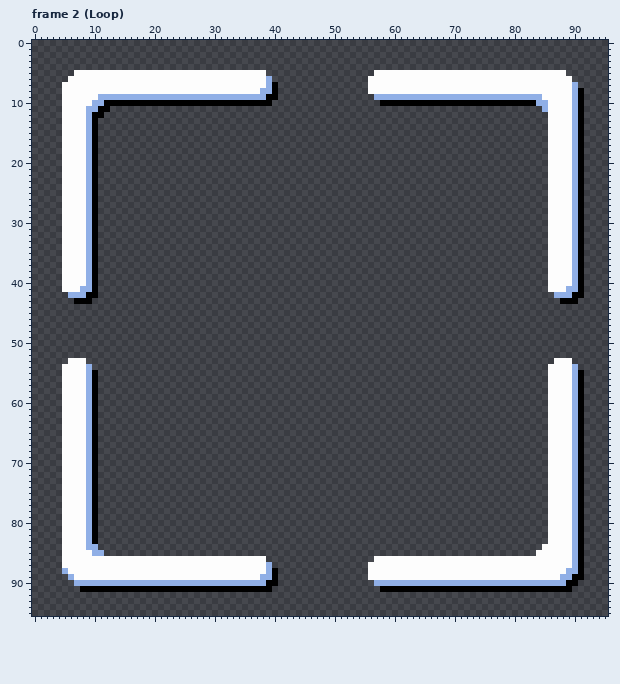
One commit to this pixel-art file: assets/cursor_tile.ase. Above is the file before it was changed.
96x96 pixels, 4 frames. Shown: frame 2 (Loop). The commit also changed other frames, which this record leaves out.
Once edited:
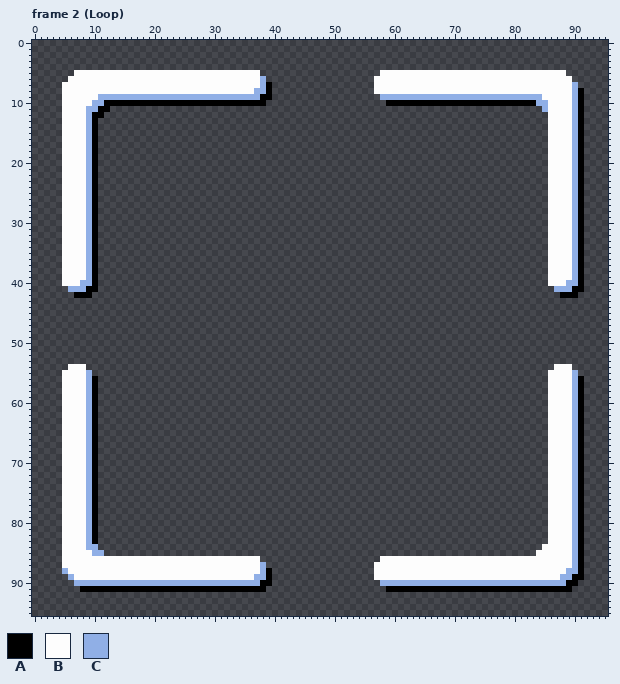
Palette (. is transparent): A #000000  B #fdfdfd  C #90afe6
Changes in this commit:
Frame 2 (Loop):
y 5: x 38 B -> .; x 57 B -> .
y 6: x 38..39 BC -> C.; x 56 B -> .
y 7: x 38..40 BCA -> CA.; x 56 B -> .
y 8: x 37 B -> C; x 39..40 CA -> A.; x 56 B -> .
y 9: x 38 C -> A; x 40 A -> .; x 57 C -> .
y 10: x 39 A -> .; x 58 A -> .
y 40: x 8 B -> C; x 89 B -> C
y 41: x 5..7 BBB -> .CC; x 9 C -> A; x 86..88 BBB -> .CC; x 90 C -> A
y 42: x 6..8 CCC -> .AA; x 10 A -> .; x 87..89 CCC -> .AA; x 91 A -> .
y 43: x 7..9 AAA -> ...; x 88..90 AAA -> ...
y 53: x 6..8 BBB -> ...; x 87..89 BBB -> ...
y 54: x 5 B -> .; x 9 C -> .; x 86 B -> .; x 90 C -> .
y 55: x 10 A -> .; x 91 A -> .
y 86: x 38 B -> .; x 57 B -> .
y 87: x 38..39 BC -> C.; x 56 B -> .
y 88: x 38..40 BCA -> CA.; x 56 B -> .
y 89: x 37 B -> C; x 39..40 CA -> A.; x 56 B -> .
y 90: x 38 C -> A; x 40 A -> .; x 57 C -> .
y 91: x 39 A -> .; x 58 A -> .
Boxes around the changes in both pictures, in picture pixels (x1, y1, x2, y2):
changed: (254, 70, 278, 106)
erased: (368, 70, 386, 106)
changed: (62, 280, 98, 304)
changed: (548, 280, 584, 304)
erased: (62, 358, 98, 376)
erased: (548, 358, 584, 376)
changed: (254, 556, 278, 592)
erased: (368, 556, 386, 592)
